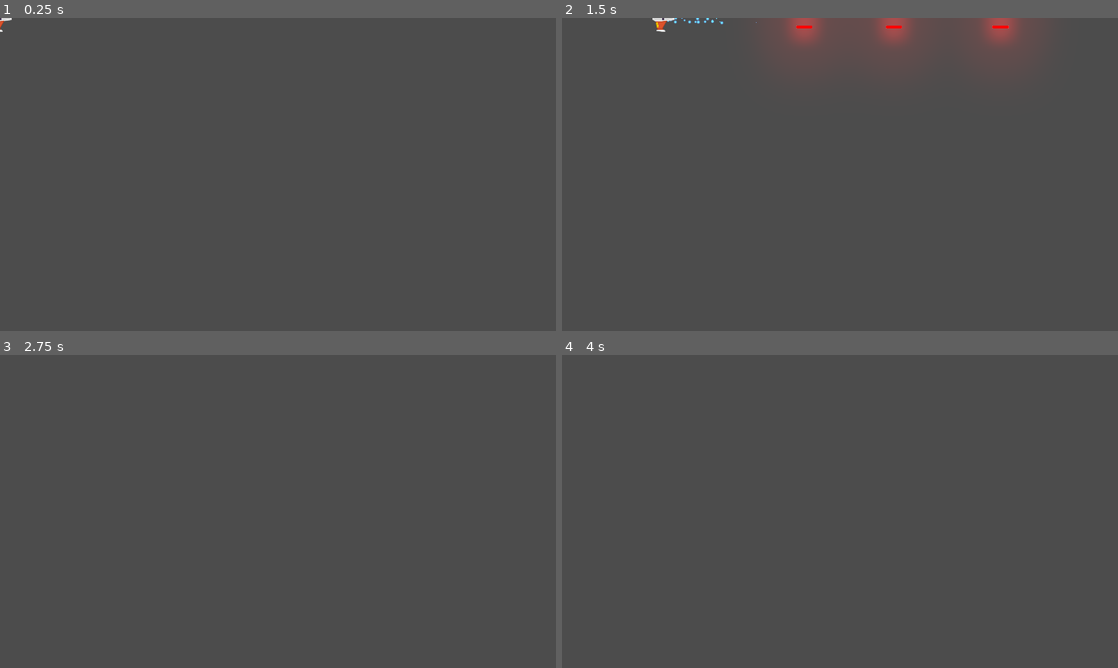
Above: before the commit, frames 1-4 (two rows, left to right).
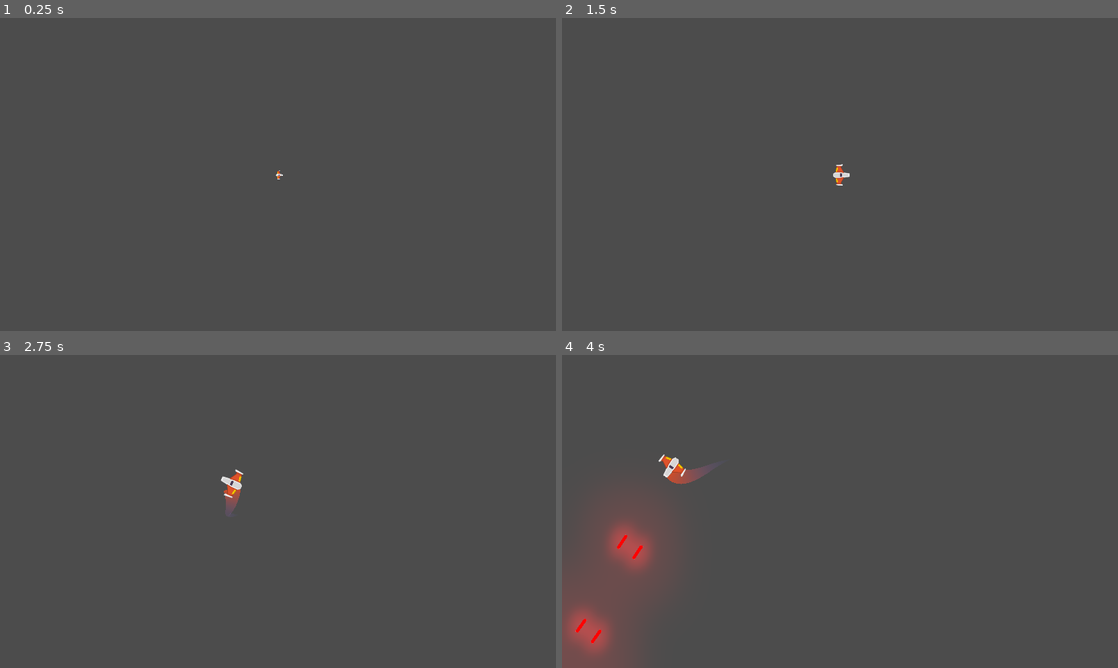
Above: after the commit, the same moments.

Repository: MarcosDaniel6/Proyecto_Meteorito
Game: Godot game, scene res://Juego/Niveles/NivelTest.tscn
Same seed, same stepped clock (60 frames per second), same inputs: the game is played once before the commit and once after it.
Inputs:
- Up to frame 1 (0.25 s): no input
- Up to frame 2 (1.5 s): hold W (mover_adelante) 0.53-1.28 s; hold Space (disparo_principal) 0.53-1.28 s; hold S (mover_atras) from 1.28 s (still down); tap K (disparo_secundario) at 1.35 s
- Up to frame 3 (2.75 s): release S (mover_atras) at 2.03 s; hold W (mover_adelante) from 2.03 s (still down); hold A (rotar_antihorario) from 2.03 s (still down)
- Up to frame 4 (4 s): release A (rotar_antihorario) at 2.78 s; tap D (rotar_horario) at 2.85 s; release W (mover_adelante) at 3.53 s; hold S (mover_atras) from 3.53 s (still down); hold Space (disparo_principal) from 3.53 s (still down)

The runs differ from the first frame. In frame 1, less than 0.1% of the frame differs, in the area x 0-51%, y 0-52%; in frame 2, 3.0%; in frame 3, 0.3%; in frame 4, 6.2%, in the area x 0-27%, y 31-100%.

Commit message:
Motor y más

Diff:
--- /dev/null
+++ b/Juego/Naves/Player/Estela/Trail2D.gd
@@ -0,0 +1,114 @@
+# Draws a 2D trail using Godot's `Line2D`.
+#
+# Instantiate `Trail2D` as a child of a moving node to use it. To control the color, width curve,
+# texture, or trail width, use parameters from the `Line2D` class.
+tool
+
+class_name Estela
+extends Line2D
+
+export var is_emitting := false setget set_emitting
+
+# Distance in pixels between vertices. A higher resolution leads to more details.
+export var resolution := 5.0
+# Life of each point in seconds before it is deleted.
+export var lifetime := 0.5
+# Maximum number of points allowed on the curve.
+export var max_points := 100 setget set_max_points
+
+# Optional path to the target node to follow. If not set, the instance follows its parent.
+export var target_path: NodePath
+
+##Setters y Getters
+func set_max_points(valor:int) -> void:
+	max_points = valor
+
+var _points_creation_time := []
+var _last_point := Vector2.ZERO
+var _clock := 0.0
+var _offset := 0.0
+
+onready var target: Node2D = get_node_or_null(target_path)
+
+
+func _ready() -> void:
+	if not target:
+		target = get_parent() as Node2D
+
+	if Engine.editor_hint:
+		set_process(false)
+		return
+
+	_offset = position.length()
+	set_as_toplevel(true)
+	clear_points()
+	position = Vector2.ZERO
+	_last_point = to_local(target.global_position) + calculate_offset()
+
+
+func _get_configuration_warning() -> String:
+	var warning := "Missing Target node: assign a Node that extends Node2D in the Target Path or make the Trail a child of a parent that extends Node2D"
+	if target:
+		warning = ""
+	return warning
+
+
+func _process(delta: float) -> void:
+	_clock += delta
+	remove_older()
+
+	if not is_emitting:
+		return
+
+	# Adding new points if necessary.
+	var desired_point := to_local(target.global_position)
+	var distance: float = _last_point.distance_to(desired_point)
+	if distance > resolution:
+		add_timed_point(desired_point, _clock)
+
+
+# Creates a new point and stores its creation time.
+func add_timed_point(point: Vector2, time: float) -> void:
+	add_point(point + calculate_offset())
+	_points_creation_time.append(time)
+	_last_point = point
+	if get_point_count() > max_points:
+		remove_first_point()
+
+
+# Calculates the offset of the trail from its target.
+func calculate_offset() -> Vector2:
+	return - 1.0 * polar2cartesian(1.0, target.rotation).rotated(- PI / 2) * _offset
+
+
+# Removes the first point in the line and the corresponding time.
+func remove_first_point() -> void:
+	if get_point_count() > 1:
+		remove_point(0)
+	_points_creation_time.pop_front()
+
+
+# Remove points older than `lifetime`.
+func remove_older() -> void:
+	for creation_time in _points_creation_time:
+		var delta = _clock - creation_time
+		if delta > lifetime:
+			remove_first_point()
+		# Points in `_points_creation_time` are ordered from oldest to newest so as soon as a point
+		# isn't older than `lifetime`, we know all remaining points should stay as well.
+		else:
+			break
+
+
+func set_emitting(emitting: bool) -> void:
+	is_emitting = emitting
+	if Engine.editor_hint:
+		return
+
+	if not is_inside_tree():
+		yield(self, "ready")
+
+	if is_emitting:
+		clear_points()
+		_points_creation_time.clear()
+		_last_point = to_local(target.global_position) + calculate_offset()
--- /dev/null
+++ b/Juego/Naves/Player/Estela/Trail2D.tscn
@@ -0,0 +1,17 @@
+[gd_scene load_steps=4 format=2]
+
+[ext_resource path="res://Juego/Naves/Player/Estela/Trail2D.gd" type="Script" id=1]
+
+[sub_resource type="Curve" id=1]
+_data = [ Vector2( 0, 0 ), 0.0, 1.0, 0, 1, Vector2( 1, 1 ), 1.0, 0.0, 1, 0 ]
+
+[sub_resource type="Gradient" id=2]
+colors = PoolColorArray( 0.294118, 0.356863, 0.670588, 0, 0.788235, 0.301961, 0.164706, 1 )
+
+[node name="Trail2D" type="Line2D"]
+points = PoolVector2Array( 0, 0, 32, 0 )
+width_curve = SubResource( 1 )
+default_color = Color( 1, 1, 1, 1 )
+gradient = SubResource( 2 )
+joint_mode = 2
+script = ExtResource( 1 )
--- a/Juego/Naves/Player/Player.gd
+++ b/Juego/Naves/Player/Player.gd
@@ -5,23 +5,77 @@
 #Atributos Export:
 export var potencia_motor:int = 20
 export var potencia_rotacion:int = 280
+export var estela_maxima:int = 150
 
 # Atributos:
 var empuje:Vector2 = Vector2.ZERO
 var dir_rotacion:int = 0
+var estado_actual:int = ESTADO.SPAWN
 
 ## Atributos Onready
 onready var canion:canion = $canion
 onready var laser:RayoLaser = $LaserBeam2D
+onready var estela:Estela = $EstelaPuntoInicio/Trail2D
+onready var motor_sfx:Motor = $MotorSFX
+onready var colisionador:CollisionShape2D = $CollisionShape2D
+
+##Enums
+enum ESTADO {SPAWN, VIVO, INVENCIBLE, MUERTO}
+
+##Metodos Custom
+func controlador_estados(nuevo_estado:int) -> void:
+	match nuevo_estado:
+		ESTADO.SPAWN:
+			colisionador.set_deferred("disabled", true)
+			canion.set_puede_disparar(false)
+		ESTADO.VIVO:
+			colisionador.set_deferred("disabled", false)
+			canion.set_puede_disparar(true)
+		ESTADO.INVENCIBLE:
+			colisionador.set_deferred("disabled", true)
+		ESTADO.MUERTO:
+			colisionador.set_deferred("disabled", true)
+			canion.set_puede_disparar(true)
+			queue_free()
+		_:
+			printerr("Error de estado")
+
+	estado_actual = nuevo_estado
+
+func esta_input_activo() -> bool:
+	if estado_actual in [ESTADO.MUERTO, ESTADO.SPAWN]:
+		return false
+	return true
 
 # Metodos:
 func _unhandled_input(event: InputEvent) -> void:
+	if not esta_input_activo():
+		return
+
 	#Disparo Rayo
 	if event.is_action_pressed("disparo_secundario"):
 		laser.set_is_casting(true)
 
 	if event.is_action_released("disparo_secundario"):
 		laser.set_is_casting(false)
+
+	#Control estela
+	if event.is_action_pressed("mover_adelante"):
+		estela.set_max_points(estela_maxima)
+	elif event.is_action_pressed("mover_atras"):
+		estela.set_max_points(0)
+
+	#Control estela y sonido motor
+	if event.is_action_pressed("mover_adelante"):
+		estela.set_max_points(estela_maxima)
+		motor_sfx.sonido_on()
+	elif event.is_action_pressed("mover_atras"):
+		estela.set_max_points(0)
+		motor_sfx.sonido_on()
+
+	if (event.is_action_released("mover_adelante")
+	or event.is_action_released("mover_atras")):
+		motor_sfx.sonido_off()
 
 func _integrate_forces(_state: Physics2DDirectBodyState) -> void:
 	apply_torque_impulse(dir_rotacion * potencia_rotacion)
@@ -32,6 +86,8 @@
 
 	##Metodos Custom
 func player_input() -> void:
+	if not esta_input_activo():
+		return
 	#Empuje
 	empuje = Vector2.ZERO
 	if Input.is_action_pressed("mover_adelante"):
@@ -49,3 +105,9 @@
 		canion.set_esta_disparando(true)
 	if Input.is_action_just_released("disparo_principal"):
 		canion.set_esta_disparando(false)
+
+
+##Señales internas
+func _on_AnimationPlayer_animation_finished(anim_name: String) -> void:
+	if anim_name == "spawn":
+		controlador_estados(ESTADO.VIVO)
--- a/Juego/Naves/Player/Player.tscn
+++ b/Juego/Naves/Player/Player.tscn
@@ -1,13 +1,46 @@
-[gd_scene load_steps=7 format=2]
+[gd_scene load_steps=11 format=2]
 
 [ext_resource path="res://Juego/Naves/Player/player_orange.png" type="Texture" id=1]
 [ext_resource path="res://Juego/Naves/Player/MaterialFisico.tres" type="PhysicsMaterial" id=2]
 [ext_resource path="res://Juego/Naves/Player/Player.gd" type="Script" id=3]
 [ext_resource path="res://Juego/Proyectiles/canion.tscn" type="PackedScene" id=4]
 [ext_resource path="res://Juego/Proyectiles/Laser/LaserBeam2D.tscn" type="PackedScene" id=5]
+[ext_resource path="res://Juego/Naves/Player/Estela/Trail2D.tscn" type="PackedScene" id=6]
+[ext_resource path="res://Juego/Sfx/MotorSFX.tscn" type="PackedScene" id=7]
 
 [sub_resource type="CircleShape2D" id=1]
 radius = 36.0139
+
+[sub_resource type="Animation" id=2]
+length = 0.001
+tracks/0/type = "value"
+tracks/0/path = NodePath("Sprite:scale")
+tracks/0/interp = 1
+tracks/0/loop_wrap = true
+tracks/0/imported = false
+tracks/0/enabled = true
+tracks/0/keys = {
+"times": PoolRealArray( 0 ),
+"transitions": PoolRealArray( 1 ),
+"update": 0,
+"values": [ Vector2( 1e-05, 1e-05 ) ]
+}
+
+[sub_resource type="Animation" id=3]
+resource_name = "spawn"
+length = 1.6
+tracks/0/type = "value"
+tracks/0/path = NodePath("Sprite:scale")
+tracks/0/interp = 1
+tracks/0/loop_wrap = true
+tracks/0/imported = false
+tracks/0/enabled = true
+tracks/0/keys = {
+"times": PoolRealArray( 0, 0.8, 1, 1.2, 1.4, 1.6 ),
+"transitions": PoolRealArray( 1, 1, 1, 1, 1, 1 ),
+"update": 0,
+"values": [ Vector2( 0, 0 ), Vector2( 1, 1 ), Vector2( 0.5, 0.5 ), Vector2( 1, 1 ), Vector2( 0.5, 0.5 ), Vector2( 1, 1 ) ]
+}
 
 [node name="Player" type="RigidBody2D"]
 z_index = 50
@@ -22,6 +55,7 @@
 
 [node name="Sprite" type="Sprite" parent="."]
 rotation = 1.5708
+scale = Vector2( 1e-05, 1e-05 )
 texture = ExtResource( 1 )
 
 [node name="CollisionShape2D" type="CollisionShape2D" parent="."]
@@ -39,4 +73,25 @@
 [node name="LaserBeam2D" parent="." instance=ExtResource( 5 )]
 position = Vector2( 38, 0 )
 
+[node name="EstelaPuntoInicio" type="Position2D" parent="."]
+position = Vector2( -5, -6 )
+
+[node name="Trail2D" parent="EstelaPuntoInicio" instance=ExtResource( 6 )]
+position = Vector2( -16, 0 )
+points = PoolVector2Array( 0, 0, 90, 0 )
+width = 60.0
+is_emitting = true
+lifetime = 0.6
+max_points = 150
+target_path = NodePath("..")
+
+[node name="MotorSFX" parent="." instance=ExtResource( 7 )]
+
+[node name="AnimationPlayer" type="AnimationPlayer" parent="."]
+autoplay = "spawn"
+anims/RESET = SubResource( 2 )
+anims/spawn = SubResource( 3 )
+
+[connection signal="animation_finished" from="AnimationPlayer" to="." method="_on_AnimationPlayer_animation_finished"]
+
 [editable path="canion"]
--- a/Juego/Niveles/NivelTest.tscn
+++ b/Juego/Niveles/NivelTest.tscn
@@ -9,7 +9,7 @@
 script = ExtResource( 2 )
 
 [node name="Player" parent="." instance=ExtResource( 1 )]
-position = Vector2( -512, -294 )
+position = Vector2( 450, 249 )
 
 [node name="WorldEnvironment" type="WorldEnvironment" parent="."]
 environment = ExtResource( 3 )
--- a/Juego/Proyectiles/canion.gd
+++ b/Juego/Proyectiles/canion.gd
@@ -13,6 +13,7 @@
 onready var disparo_sfx:AudioStreamPlayer2D = $DisparoSFX
 onready var esta_enfriado:bool = true
 onready var esta_disparando:bool = false setget set_esta_disparando
+onready var puede_disparar:bool = false setget set_puede_disparar
 
 ## Atributos
 var puntos_disparo:Array = []
@@ -20,6 +21,9 @@
 ## Setters y Getters
 func set_esta_disparando(disparando: bool) -> void:
 	esta_disparando = disparando
+
+func set_puede_disparar(duenio_puede: bool) -> void:
+	puede_disparar = duenio_puede
 
 #Metodos
 func _ready() -> void:
--- /dev/null
+++ b/Juego/Sfx/MotorSFX.gd
@@ -0,0 +1,33 @@
+class_name Motor
+extends AudioStreamPlayer2D
+
+export var tiempo_transicion:float = 0.6
+export var volumen_apagado:float = -30.0
+
+onready var tween_sonido:Tween = $Tween
+
+var volumen_original:float
+
+func _ready() -> void:
+	volumen_original = volume_db
+	volume_db = volumen_apagado
+
+func sonido_on() -> void:
+	if not playing:
+		play()
+	efecto_transicion(volume_db, volumen_original)
+
+func sonido_off() -> void:
+	efecto_transicion(volume_db, volumen_apagado)
+
+func efecto_transicion(desde_vol: float, hasta_vol:float) -> void:
+	tween_sonido.interpolate_property(
+		self,
+		"volume_db",
+		desde_vol,
+		hasta_vol,
+		tiempo_transicion,
+		Tween.TRANS_LINEAR,
+		Tween.EASE_OUT_IN
+	)
+	tween_sonido.start()
--- /dev/null
+++ b/Juego/Sfx/MotorSFX.tscn
@@ -0,0 +1,10 @@
+[gd_scene load_steps=3 format=2]
+
+[ext_resource path="res://Juego/Sfx/Motor.ogg" type="AudioStream" id=1]
+[ext_resource path="res://Juego/Sfx/MotorSFX.gd" type="Script" id=2]
+
+[node name="MotorSFX" type="AudioStreamPlayer2D"]
+stream = ExtResource( 1 )
+script = ExtResource( 2 )
+
+[node name="Tween" type="Tween" parent="."]
--- a/project.godot
+++ b/project.godot
@@ -9,6 +9,16 @@
 config_version=4
 
 _global_script_classes=[ {
+"base": "Line2D",
+"class": "Estela",
+"language": "GDScript",
+"path": "res://Juego/Naves/Player/Estela/Trail2D.gd"
+}, {
+"base": "AudioStreamPlayer2D",
+"class": "Motor",
+"language": "GDScript",
+"path": "res://Juego/Sfx/MotorSFX.gd"
+}, {
 "base": "Node2D",
 "class": "Nivel",
 "language": "GDScript",
@@ -35,6 +45,8 @@
 "path": "res://Juego/Proyectiles/canion.gd"
 } ]
 _global_script_class_icons={
+"Estela": "",
+"Motor": "",
 "Nivel": "",
 "Player": "",
 "Proyectil": "",
Not shown, added: Juego/Sfx/Motor.ogg.import
Not shown, added: Juego/Sfx/Motor.ogg
